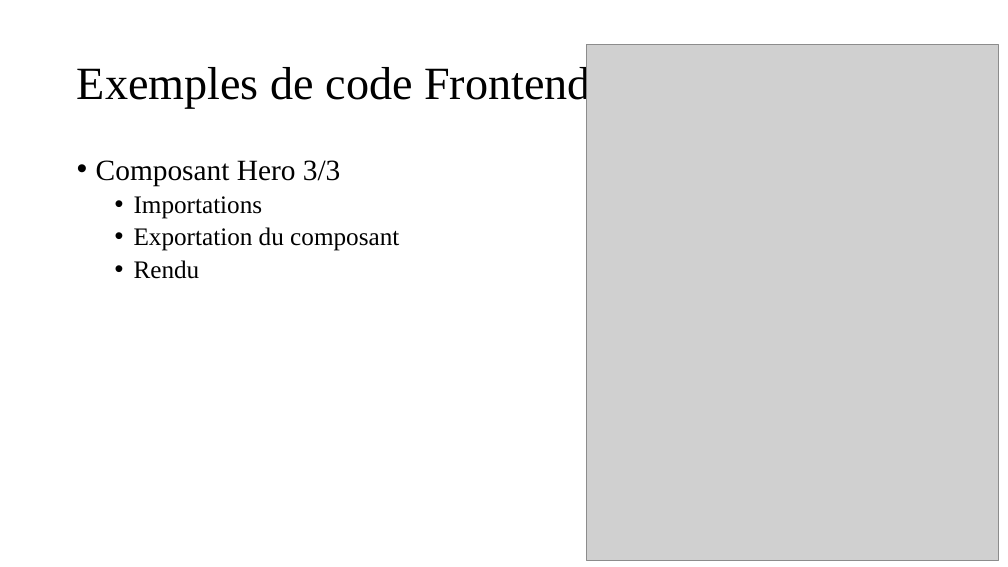
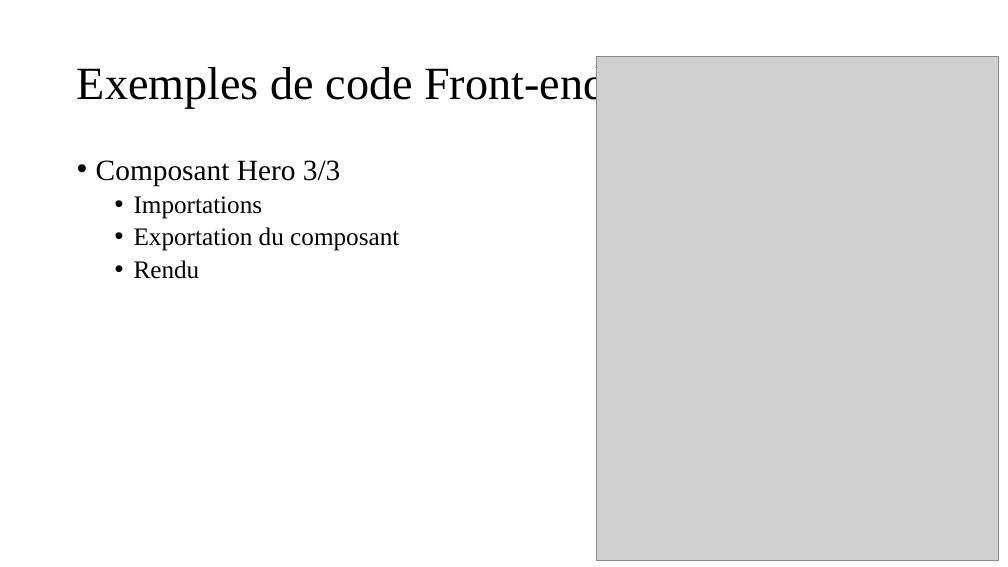
Before and after one commit to EsFrost/m2i_projet, a slide deck: slide 14 of to_send/presentation_fr.pptx (slide 12 before the commit). Drawn at 1008x567 pixels with LibreOffice and Linux fonts; fonts in the diff are those of the drawing; grey boxes stand for pictures. Boxes give left, top, right and bottom in pixels: in the first picture for what was removed or moved away, otherwise in the second. Text is boxed around its words. In the diff, an @@ line names an element or a change of style, - is before the commit and + after.

```diff
--- a/to_send/presentation_fr.pptx
+++ b/to_send/presentation_fr.pptx
@@ picture: place and size @@
-picture at <box>587,44,998,560</box>
+picture at <box>597,56,998,560</box>
@@ title at <box>77,64,606,109</box>: text changed @@
-Exemples de code Frontend
+Exemples de code Front-end
```
Also in this commit, not shown: 8 other slides changed, 2 slides added.
